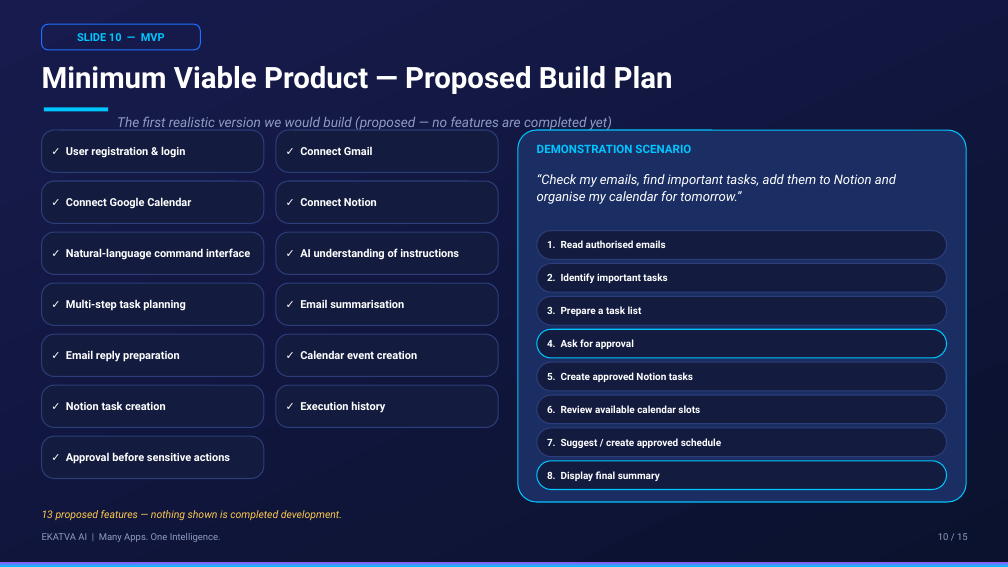
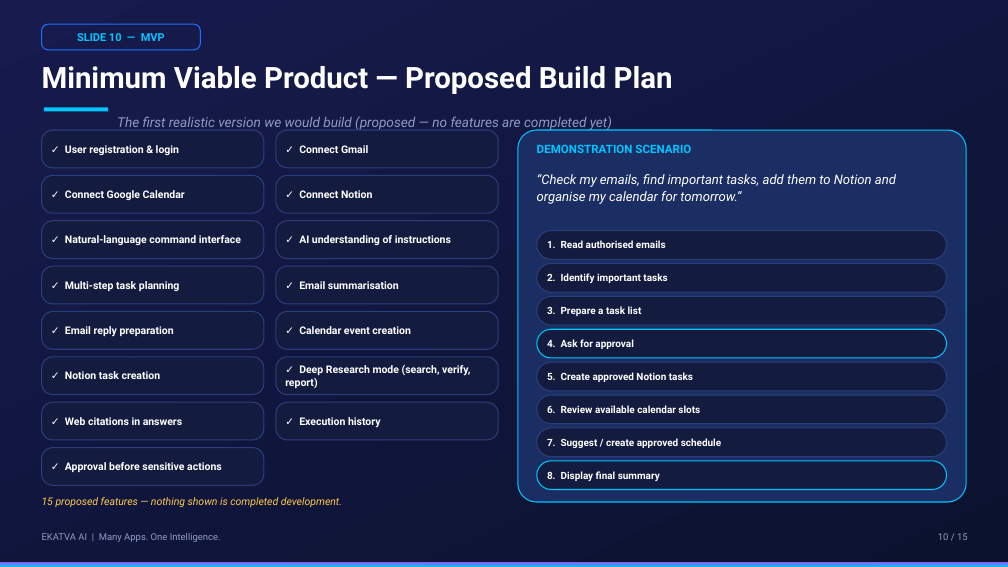
Before and after one commit to KrishnaVipul14/EKATVA, a slide deck: slide 10 of EKATVA_Entrepreneurship_Presentation.pptx. Drawn at 1008x567 pixels with LibreOffice and Linux fonts; fonts in the diff are those of the drawing. Boxes give left, top, right and bottom in pixels: in the first picture for what was removed or moved away, otherwise in the second. Text is boxed around its words. In the diff, an @@ line names an element or a change of style, - is before the commit and + after.

Commit message:
Enhance deck: internet intelligence & Deep Research capabilities across slides; detail market research with competitor gaps and unique positioning

```diff
--- a/EKATVA_Entrepreneurship_Presentation.pptx
+++ b/EKATVA_Entrepreneurship_Presentation.pptx
@@ rounded rectangle "✓ User registration & login": place and size @@
-rounded rectangle "✓ User registration & login" at bbox=[42, 130, 264, 172]
+rounded rectangle "✓ User registration & login" at bbox=[42, 130, 264, 168]
@@ rounded rectangle "✓ Connect Gmail": place and size @@
-rounded rectangle "✓ Connect Gmail" at bbox=[276, 130, 498, 172]
+rounded rectangle "✓ Connect Gmail" at bbox=[276, 130, 498, 168]
@@ rounded rectangle "✓ Connect Google Calendar": place and size @@
-rounded rectangle "✓ Connect Google Calendar" at bbox=[42, 181, 264, 224]
+rounded rectangle "✓ Connect Google Calendar" at bbox=[42, 175, 264, 213]
@@ rounded rectangle "✓ Connect Notion": place and size @@
-rounded rectangle "✓ Connect Notion" at bbox=[276, 181, 498, 224]
+rounded rectangle "✓ Connect Notion" at bbox=[276, 175, 498, 213]
@@ rounded rectangle "✓ Natural-language command interface": place and size @@
-rounded rectangle "✓ Natural-language command interface" at bbox=[42, 232, 264, 274]
+rounded rectangle "✓ Natural-language command interface" at bbox=[42, 221, 264, 259]
@@ rounded rectangle "✓ AI understanding of instructions": place and size @@
-rounded rectangle "✓ AI understanding of instructions" at bbox=[276, 232, 498, 274]
+rounded rectangle "✓ AI understanding of instructions" at bbox=[276, 221, 498, 259]
@@ rounded rectangle "✓ Multi-step task planning": place and size @@
-rounded rectangle "✓ Multi-step task planning" at bbox=[42, 284, 264, 326]
+rounded rectangle "✓ Multi-step task planning" at bbox=[42, 266, 264, 304]
@@ rounded rectangle "✓ Email summarisation": place and size @@
-rounded rectangle "✓ Email summarisation" at bbox=[276, 284, 498, 326]
+rounded rectangle "✓ Email summarisation" at bbox=[276, 266, 498, 304]
@@ rounded rectangle "✓ Email reply preparation": place and size @@
-rounded rectangle "✓ Email reply preparation" at bbox=[42, 334, 264, 377]
+rounded rectangle "✓ Email reply preparation" at bbox=[42, 312, 264, 349]
@@ rounded rectangle "✓ Calendar event creation": place and size @@
-rounded rectangle "✓ Calendar event creation" at bbox=[276, 334, 498, 377]
+rounded rectangle "✓ Calendar event creation" at bbox=[276, 312, 498, 349]
@@ size 10.5 to 10 pt in 13 elements at bbox=[42, 130, 264, 168], bbox=[276, 130, 498, 168], bbox=[42, 175, 264, 213], bbox=[276, 175, 498, 213], bbox=[42, 448, 264, 485], bbox=[276, 221, 498, 259], bbox=[42, 221, 264, 259], bbox=[276, 402, 498, 440], bbox=[42, 266, 264, 304], bbox=[276, 266, 498, 304], bbox=[42, 312, 264, 349], bbox=[276, 312, 498, 349], bbox=[42, 357, 264, 395] @@
@@ rounded rectangle "✓ Notion task creation": place and size @@
-rounded rectangle "✓ Notion task creation" at bbox=[42, 385, 264, 427]
+rounded rectangle "✓ Notion task creation" at bbox=[42, 357, 264, 395]
@@ rounded rectangle added at bbox=[276, 357, 498, 395], fill #131B3F, outline #2C3D7A 1 pt, 10 pt, text #FFFFFF, bold @@
+✓ Deep Research mode (search, verify, report)
@@ rounded rectangle added at bbox=[42, 402, 264, 440], fill #131B3F, outline #2C3D7A 1 pt, 10 pt, text #FFFFFF, bold @@
+✓ Web citations in answers
@@ rounded rectangle "✓ Execution history": place and size @@
-rounded rectangle "✓ Execution history" at bbox=[276, 385, 498, 427]
+rounded rectangle "✓ Execution history" at bbox=[276, 402, 498, 440]
@@ rounded rectangle "✓ Approval before sensitive actions": place and size @@
-rounded rectangle "✓ Approval before sensitive actions" at bbox=[42, 436, 264, 479]
+rounded rectangle "✓ Approval before sensitive actions" at bbox=[42, 448, 264, 485]
@@ text at bbox=[42, 497, 342, 507]: text changed @@
-13 proposed features — nothing shown is completed development.
+15 proposed features — nothing shown is completed development.
```
Also in this commit, not shown: 8 other slides changed, 2 other files.
